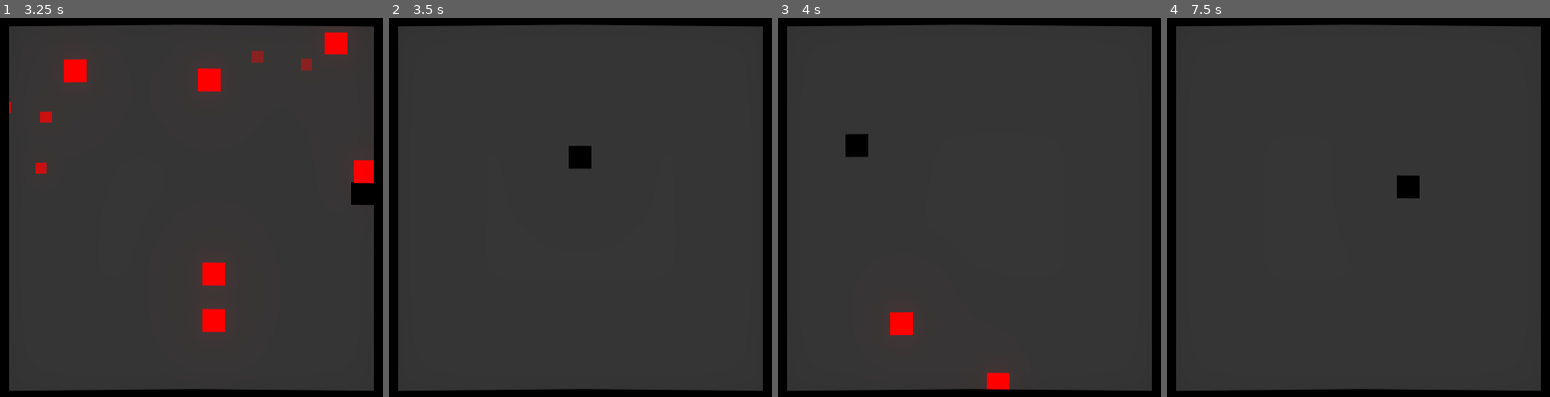
Above: before the commit, frames 1-4 (left to right).
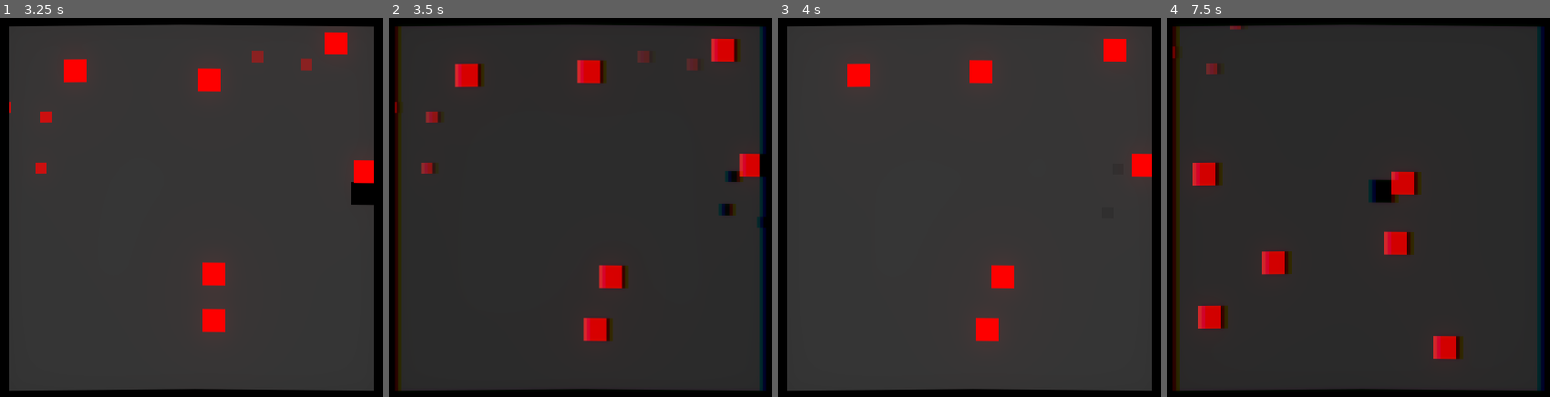
Above: after the commit, the same moments.

Repository: mariothedog/Dodge-and-Explode-
Game: Godot game, scene res://Levels/Endless Level.tscn
The game is run twice, just before and just after one commit, with the same random seed, the same clock (stepped at 60 frames per second) and the same inputs. The engine's default icon, where the game draws it, is replaced by a stand-in: a white triangle on a blue panel in a dark square.
Inputs:
- Up to frame 1 (3.25 s): hold D (move_right) 0.53-1.28 s; hold S (move_down) 1.28-2.03 s; hold D (move_right) 2.03-2.78 s; hold W (move_up) from 2.78 s (still down)
- Up to frame 2 (3.5 s): keep holding W (move_up)
- Up to frame 3 (4 s): release W (move_up) at 3.53 s; hold A (move_left) from 3.53 s (still down)
- Up to frame 4 (7.5 s): release A (move_left) at 5.03 s; hold S (move_down) 5.03-5.78 s; hold D (move_right) 5.78-6.53 s; hold W (move_up) 6.53-7.28 s; hold D (move_right) from 7.28 s (still down)

Frame 1 is identical in both runs. In frame 2, 7.0% of the frame differs, in the area x 1-99%, y 2-99%; in frame 3, 3.2%; in frame 4, 7.2%, in the area x 1-99%, y 1-99%.

Commit message:
Added a player death animation.

Diff:
--- a/Enemies/Enemy.gd
+++ b/Enemies/Enemy.gd
@@ -13,7 +13,8 @@
 		velocity = target_dir * SPEED
 
 func _physics_process(_delta):
-	movement()
+	if not get_parent().get_parent().get_node("Player").dead:
+		movement()
 
 func movement():
 	velocity = move_and_slide(velocity)
--- a/Player/Player.gd
+++ b/Player/Player.gd
@@ -6,6 +6,9 @@
 
 # Movement constants
 const SPEED = 350
+
+# Main variables
+var dead = false
 
 # Movement variables
 var velocity = Vector2()
@@ -25,7 +28,8 @@
 
 func _physics_process(_delta):
 	get_input()
-	movement()
+	if not dead:
+		movement()
 
 func get_input():
 	var input_vel = Vector2()
@@ -45,8 +49,32 @@
 	velocity = move_and_slide(velocity)
 
 func die():
-	if get_tree().reload_current_scene() != OK:
-		print_debug("An error occured while reloading the current scene.")
+	if not dead:
+		dead = true
+
+		velocity = Vector2.ZERO
+
+		$CollisionShape2D.set_deferred("disabled", true)
+		$"Slow-mo Activator/CollisionShape2D".set_deferred("disabled", true)
+
+		play_death_animation()
+
+		yield($Tween, "tween_all_completed")
+		if get_tree().reload_current_scene() != OK:
+			print_debug("An error occured while reloading the current scene.")
+
+func play_death_animation():
+	for segment in $Body.get_children():
+		var segment_dir = (segment.rect_position + segment.rect_pivot_offset).normalized()
+
+		segment_dir = segment_dir.rotated(deg2rad(rand_range(0, 45))) # To add some variation to the segment movement.
+
+		var final_pos = segment.rect_position + segment_dir * 40
+		$Tween.interpolate_property(segment, "rect_position", segment.rect_position, final_pos, 0.1, Tween.TRANS_QUAD, Tween.EASE_OUT)
+		$Tween.start()
+
+		$Tween.interpolate_property(segment, "color", Color(0, 0, 0, 1), Color(0, 0, 0, 0), 0.5)
+		$Tween.start()
 
 func _on_Slowmo_Activator_body_entered(_body):
 	start_slow_mo()
--- a/Player/Player.tscn
+++ b/Player/Player.tscn
@@ -13,12 +13,39 @@
 collision_mask = 5
 script = ExtResource( 1 )
 
-[node name="ColorRect" type="ColorRect" parent="."]
+[node name="Body" type="Node2D" parent="."]
+
+[node name="ColorRect" type="ColorRect" parent="Body"]
 margin_left = -16.0
 margin_top = -16.0
+rect_pivot_offset = Vector2( 8, 8 )
+color = Color( 0, 0, 0, 1 )
+__meta__ = {
+"_edit_use_anchors_": false
+}
+
+[node name="ColorRect2" type="ColorRect" parent="Body"]
+margin_top = -16.0
+margin_right = 16.0
+rect_pivot_offset = Vector2( 8, 8 )
+color = Color( 0, 0, 0, 1 )
+__meta__ = {
+"_edit_use_anchors_": false
+}
+
+[node name="ColorRect3" type="ColorRect" parent="Body"]
+margin_left = -16.0
+margin_bottom = 16.0
+rect_pivot_offset = Vector2( 8, 8 )
+color = Color( 0, 0, 0, 1 )
+__meta__ = {
+"_edit_use_anchors_": false
+}
+
+[node name="ColorRect4" type="ColorRect" parent="Body"]
 margin_right = 16.0
 margin_bottom = 16.0
-rect_pivot_offset = Vector2( 16, 16 )
+rect_pivot_offset = Vector2( 8, 8 )
 color = Color( 0, 0, 0, 1 )
 __meta__ = {
 "_edit_use_anchors_": false
@@ -33,5 +60,7 @@
 
 [node name="CollisionShape2D" type="CollisionShape2D" parent="Slow-mo Activator"]
 shape = SubResource( 2 )
+
+[node name="Tween" type="Tween" parent="."]
 [connection signal="body_entered" from="Slow-mo Activator" to="." method="_on_Slowmo_Activator_body_entered"]
 [connection signal="body_exited" from="Slow-mo Activator" to="." method="_on_Slowmo_Activator_body_exited"]
